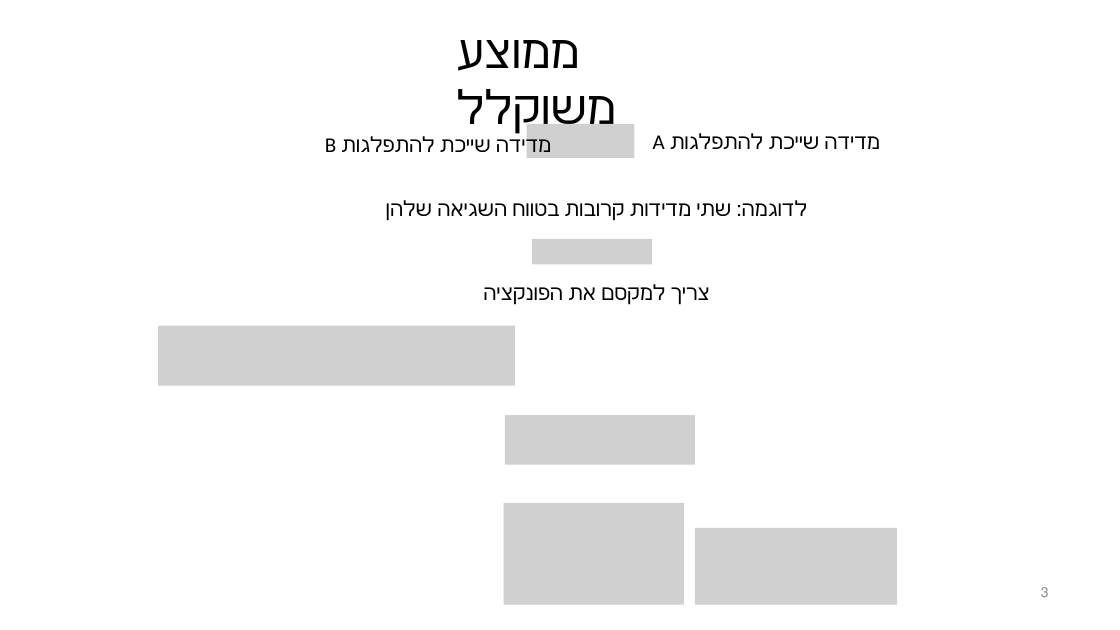
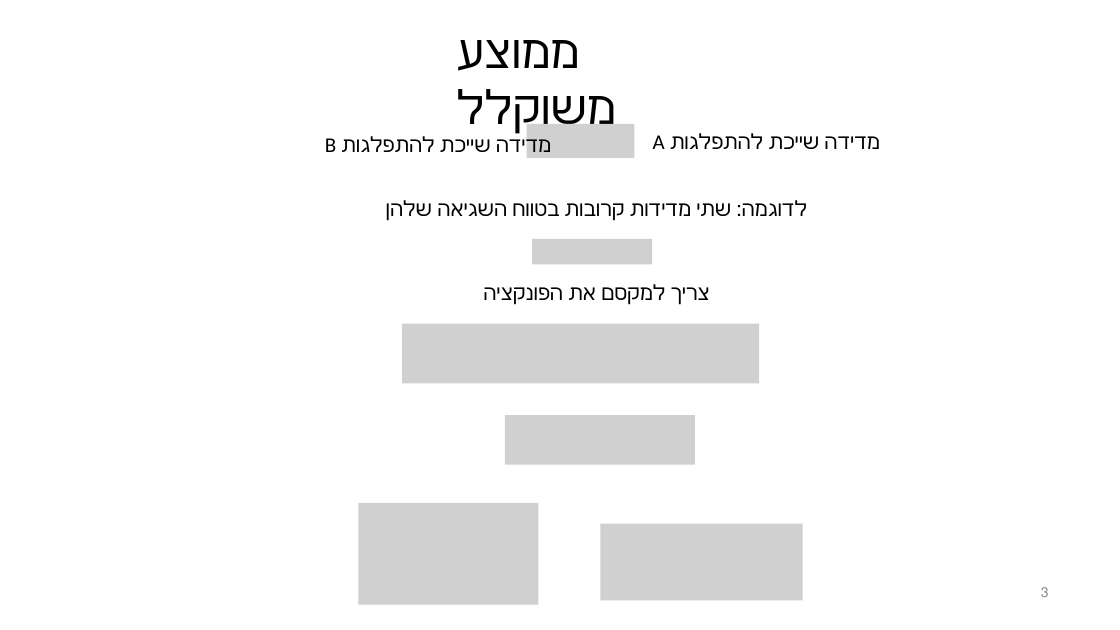
Before and after one commit to evgeny-kolonsky/summer_seminar, a slide deck: slide 3 of summer_seminar_slides.pptx. Drawn at 1120x630 pixels with LibreOffice and Linux fonts; fonts in the diff are those of the drawing; grey boxes stand for pictures; background and template pictures are left out. Boxes give left, top, right and bottom in pixels: in the first picture for what was removed or moved away, otherwise in the second. Text is boxed around its words. In the diff, an @@ line names an element or a change of style, - is before the commit and + after.

```diff
--- a/summer_seminar_slides.pptx
+++ b/summer_seminar_slides.pptx
@@ picture removed at [158,326,515,386] @@
@@ picture added at [402,323,760,383] @@
@@ picture added at [359,503,539,605] @@
@@ picture removed at [504,503,685,605] @@
@@ picture: place and size @@
-picture at [695,528,897,604]
+picture at [601,524,803,601]
```
Also in this commit, not shown: 1 other slide changed.
